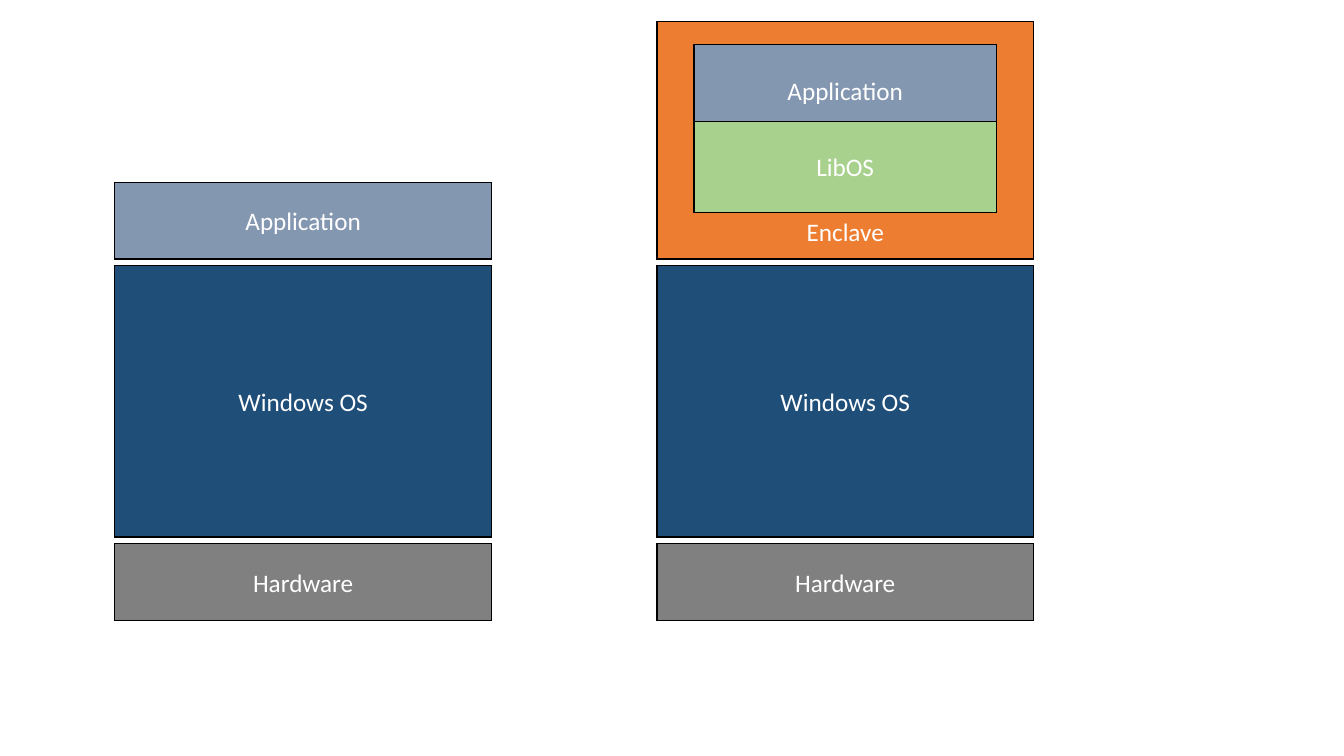
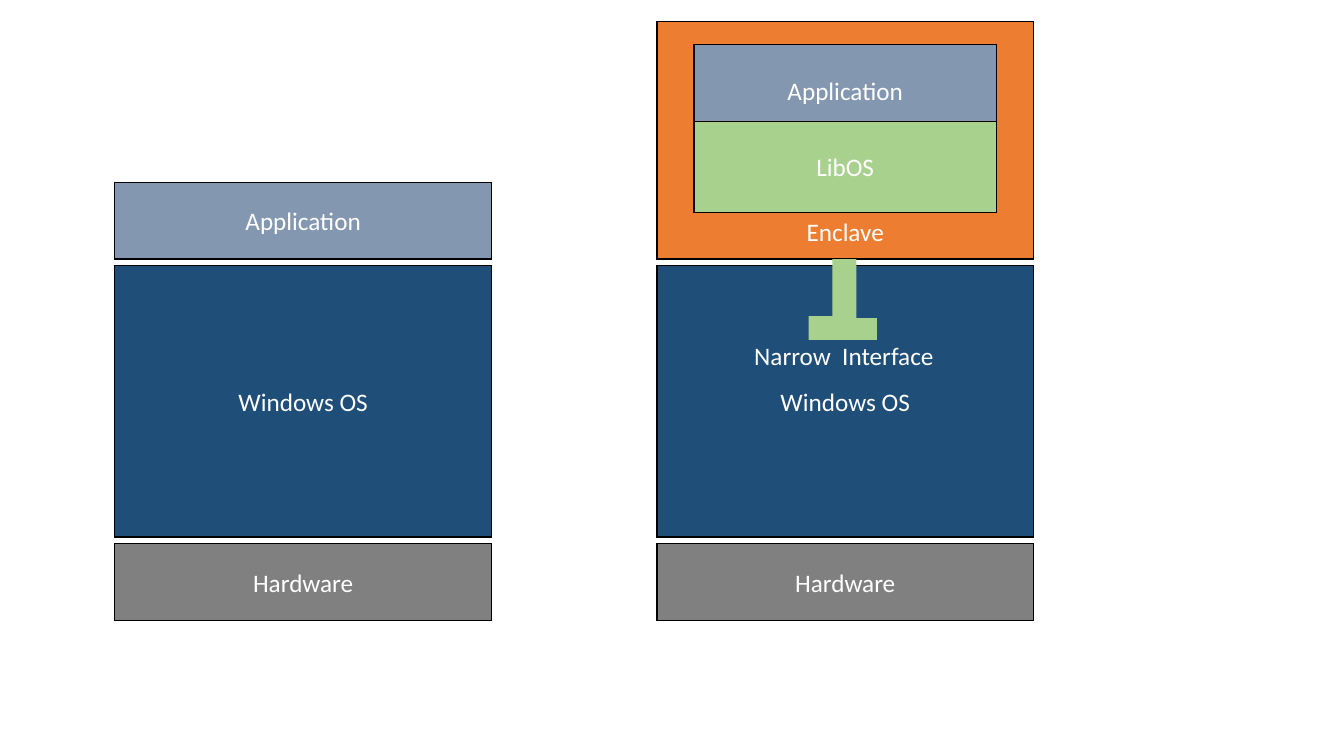
Before and after one commit to aghosn/CandidacyPresentation, a slide deck: slide 6 of old/Figures/figExo.pptx. Drawn at 1344x756 pixels with LibreOffice and Linux fonts; fonts in the diff are those of the drawing. Boxes give left, top, right and bottom in pixels: in the first picture for what was removed or moved away, otherwise in the second. Text is boxed around its words. In the diff, an @@ line names an element or a change of style, - is before the commit and + after.

```diff
--- a/old/Figures/figExo.pptx
+++ b/old/Figures/figExo.pptx
@@ corner added at bbox=[809, 259, 856, 340], fill #A9D18E @@
@@ corner added at bbox=[834, 259, 877, 340], fill #A9D18E @@
@@ text added at bbox=[754, 347, 933, 365], 18 pt, text #FFFFFF @@
+Narrow Interface
```
Also in this commit, not shown: 2 other files.
